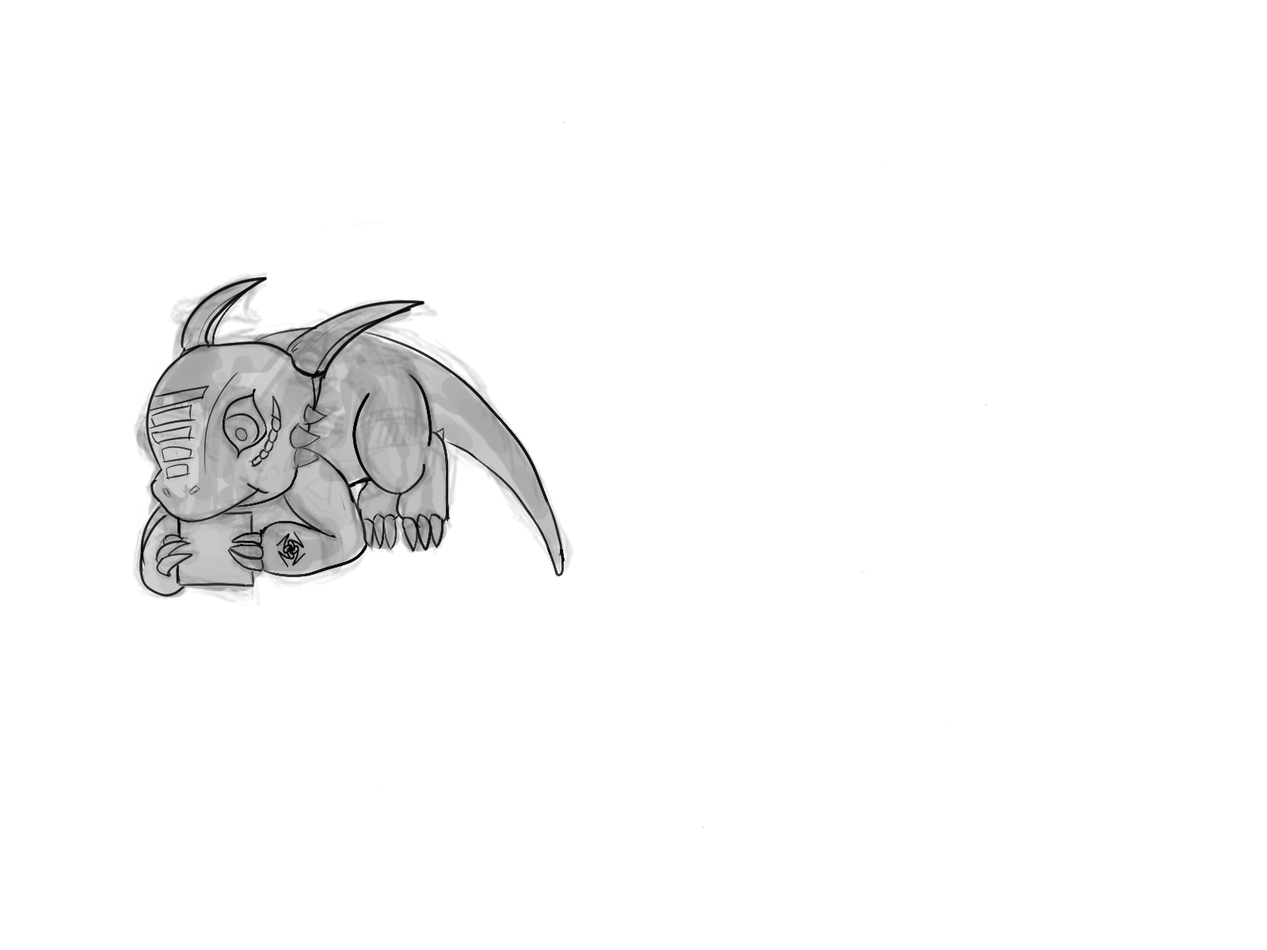
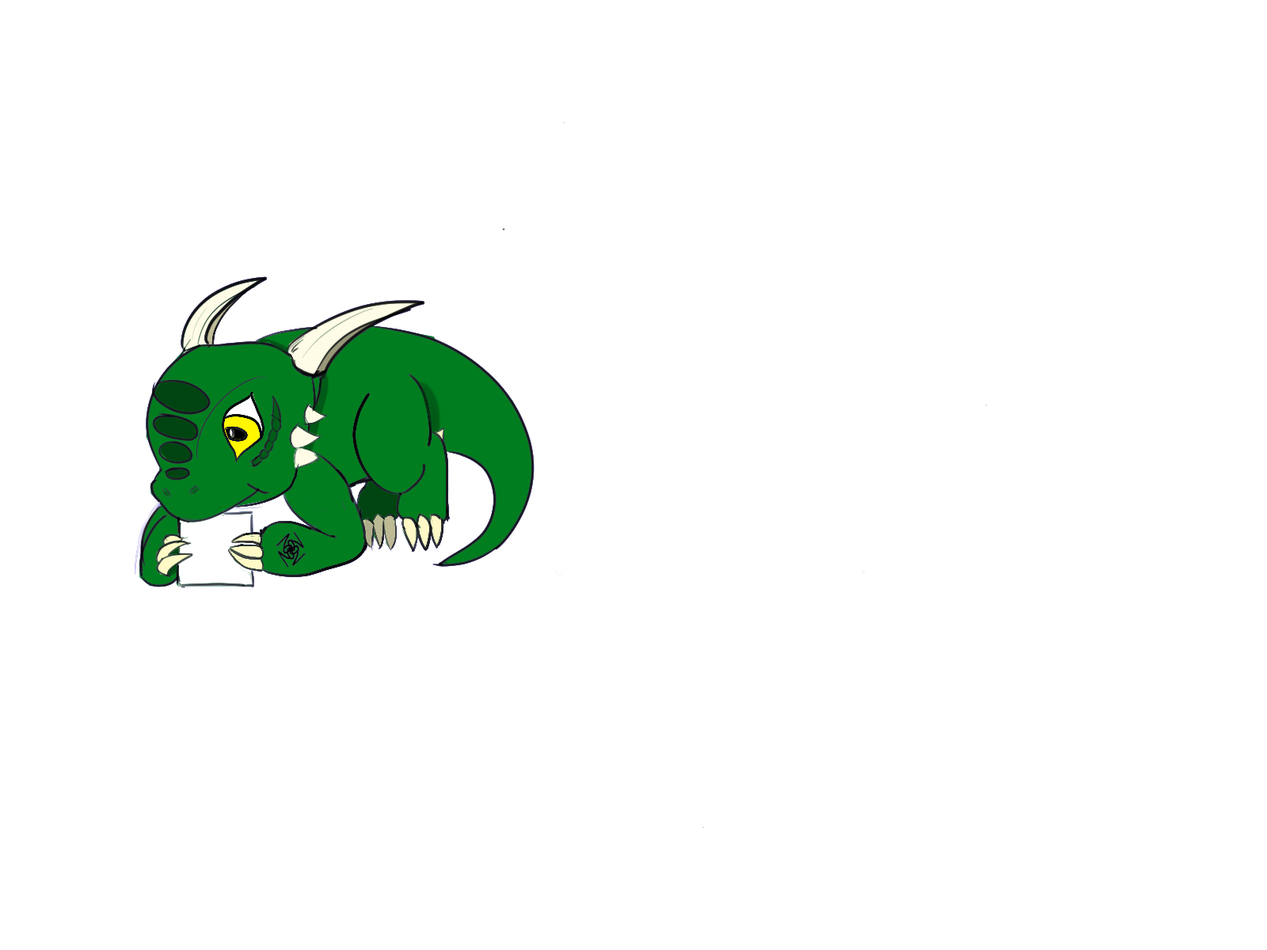
The second (1267, 950) image is a revision of the first. Changes to its layers:
painted on "Layer 7" over [132,219,574,609]
painted on "Layer 6" over [132,219,574,609]
hid "Layer 2", painted on it over [132,219,574,609]
added layer "Layer 8" above "Layer 9" over [132,219,574,609]
hid "Layer 9" over [132,271,574,609]
